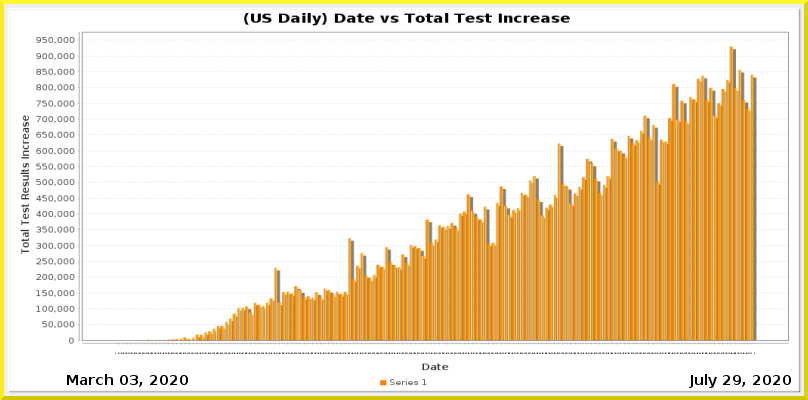
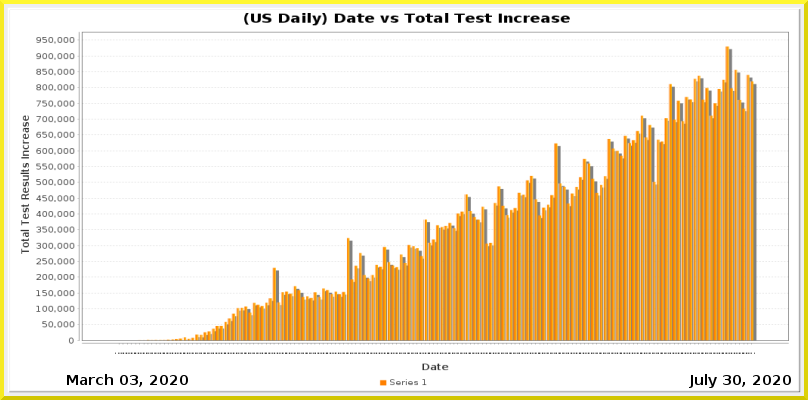
Layers edited between the first and the second 808 × 400 image:
painted on "Current Date" over (723, 375, 741, 385)
painted on "Date_vs_TestIncrease.png" over (122, 46, 757, 354)
